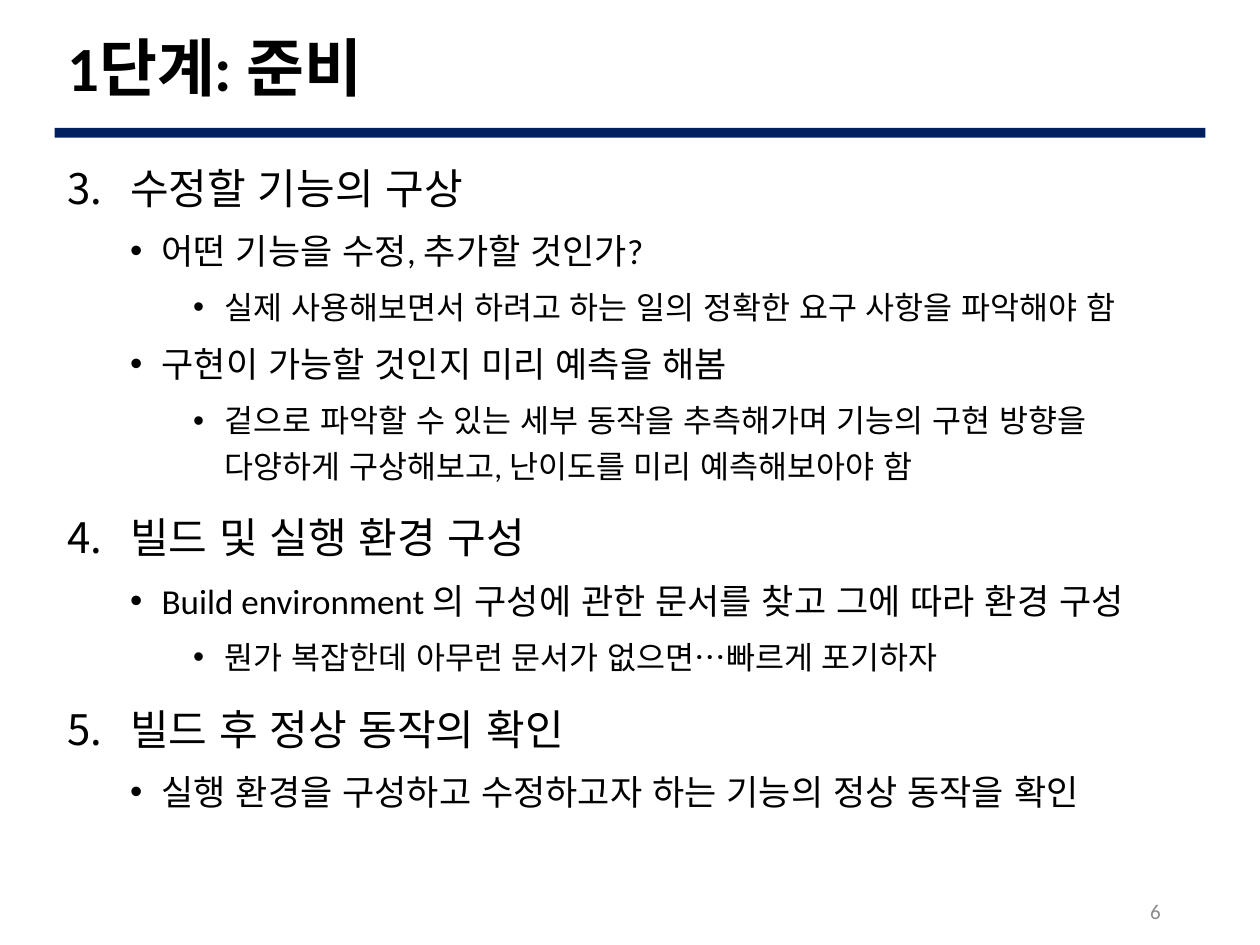
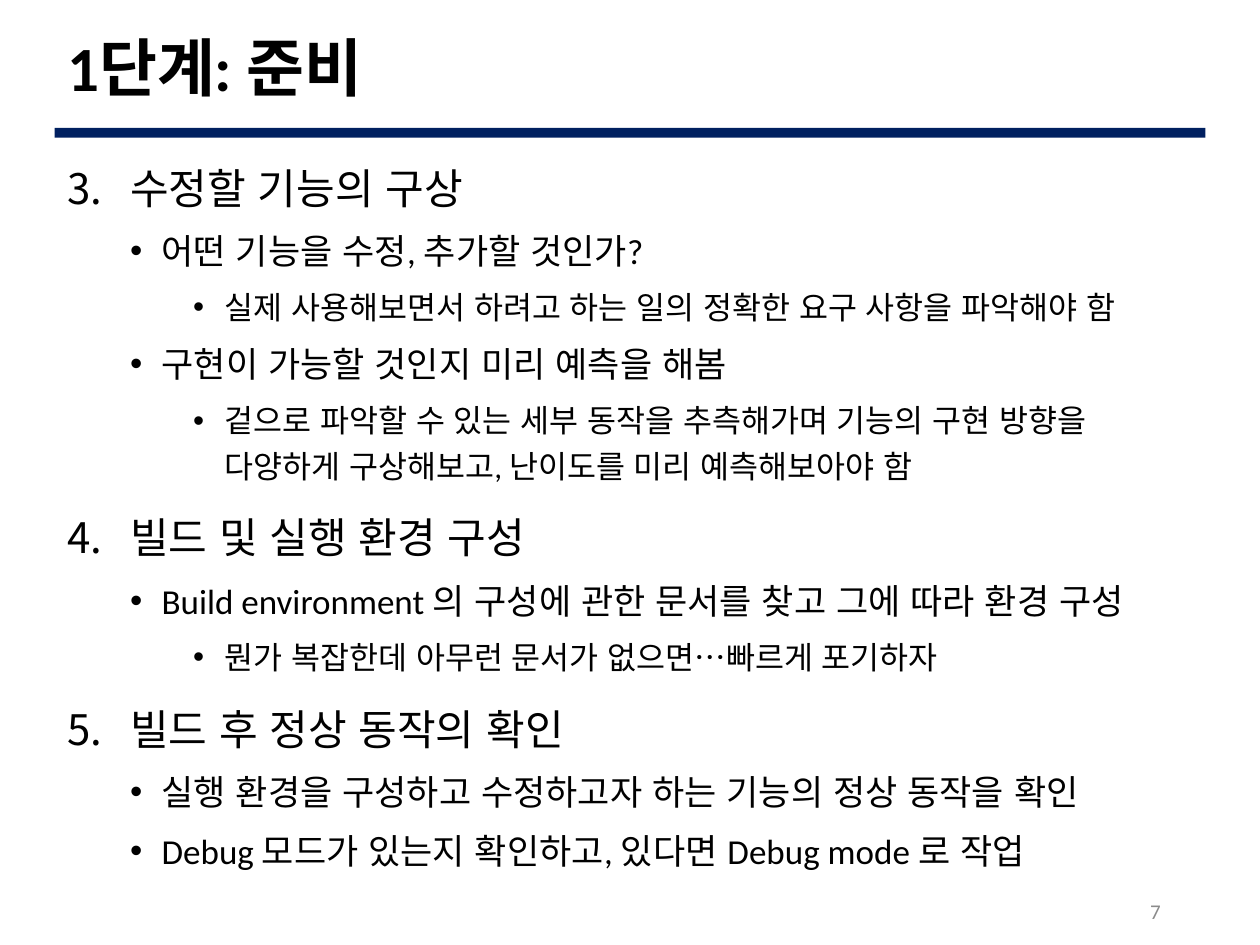
Before and after one commit to JBNU-JEduTools/osscourse, a slide deck: slide 7 of Slides 2020/8. 코드 분석 1.pptx (slide 6 before the commit). Drawn at 1260x945 pixels with LibreOffice and Linux fonts; fonts in the diff are those of the drawing; background and template pictures are left out. Boxes give left, top, right and bottom in pixels: in the first picture for what was removed or moved away, otherwise in the second. Text is boxed around its words. In the diff, an @@ line names an element or a change of style, - is before the commit and + after.

```diff
--- a/Slides 2020/8. 코드 분석 1.pptx
+++ b/Slides 2020/8. 코드 분석 1.pptx
@@ text at [162, 834, 1024, 870]: paragraph added @@
+  • Debug 모드가 있는지 확인하고, 있다면 Debug mode 로 작업
@@ page number at [1150, 905, 1161, 919]: text changed @@
-6
+7
```
Also in this commit, not shown: 9 other slides changed, 1 slide added, 1 slide removed, 10 other files.
